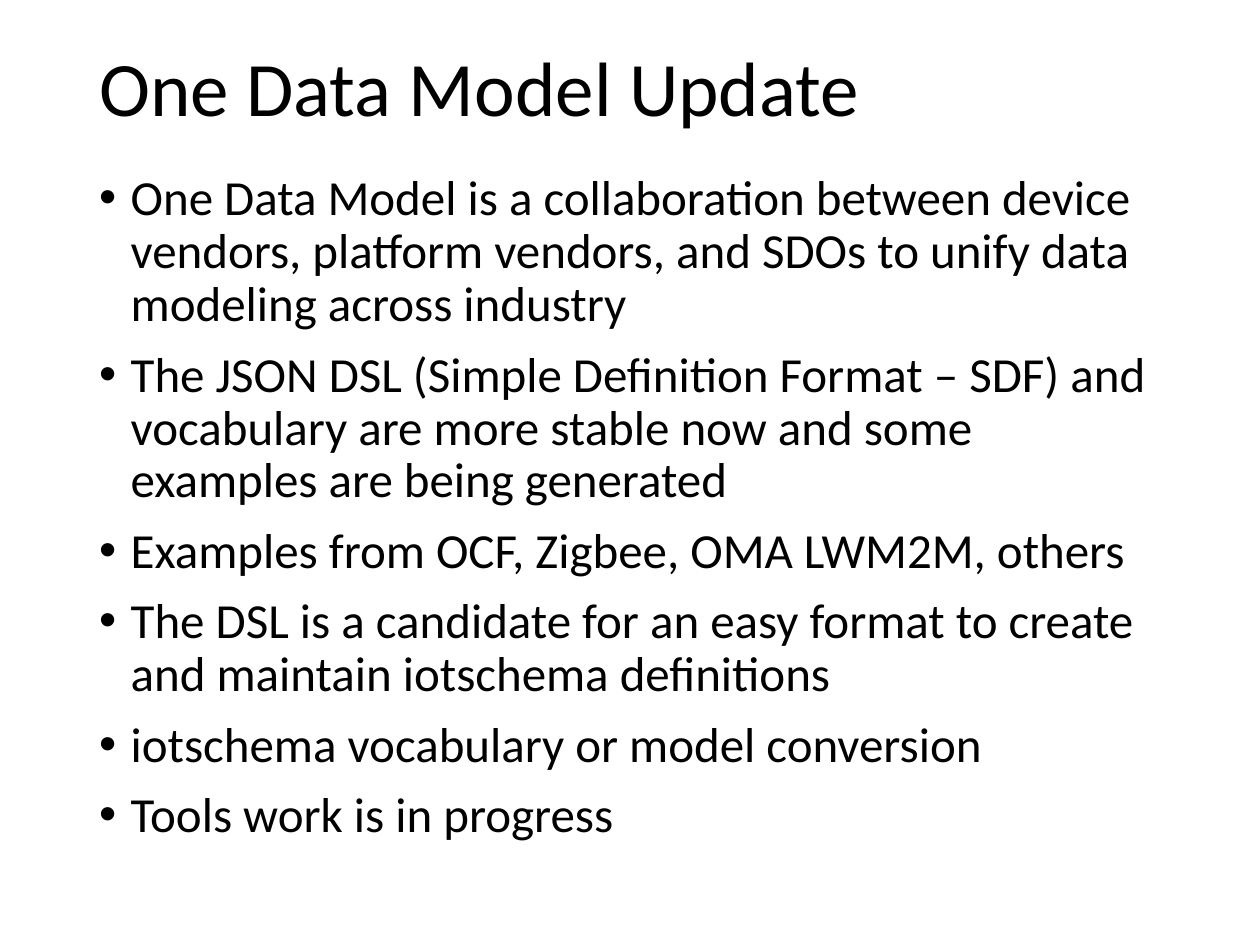
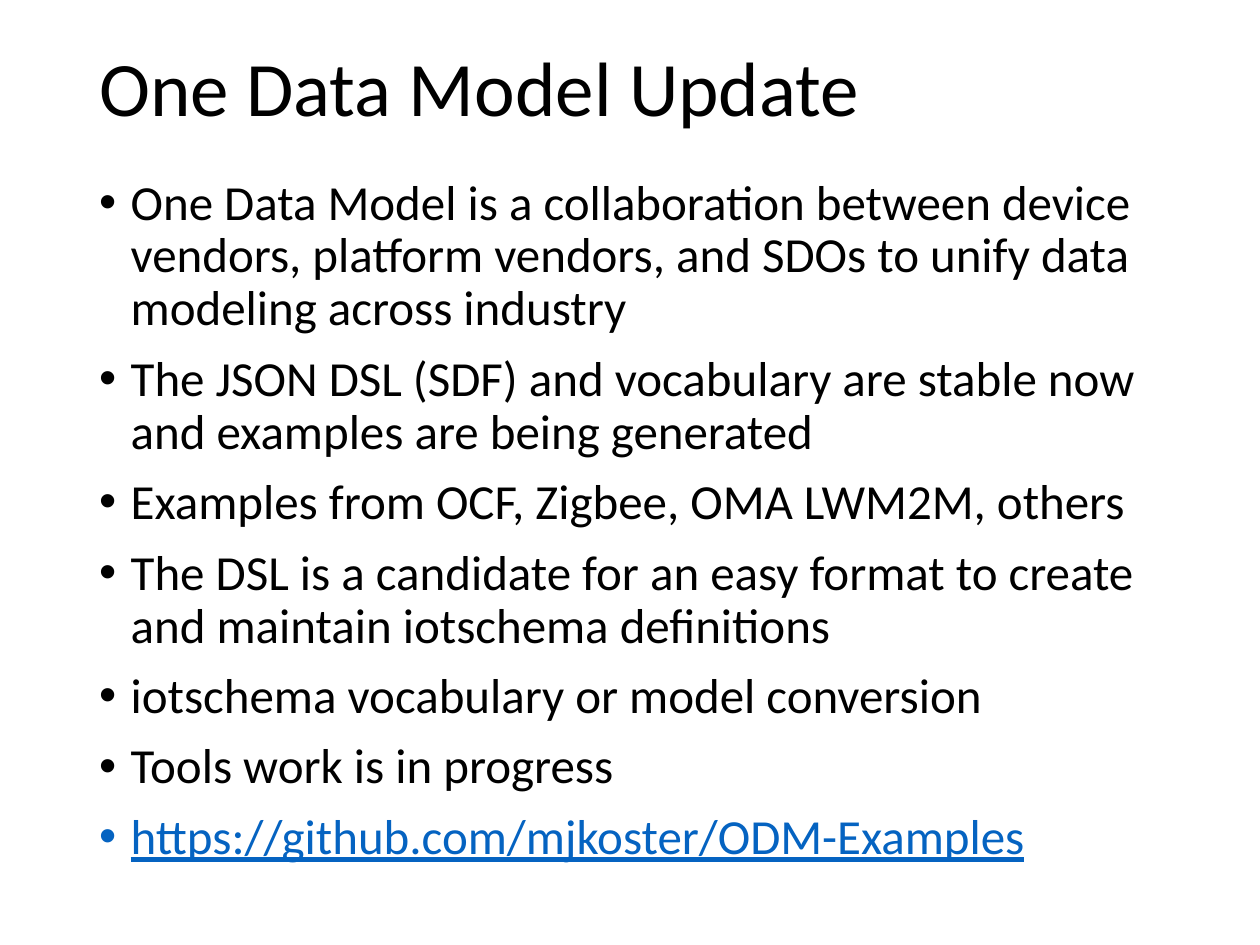
Before and after one commit to iot-schema-collab/teleconferences, a slide deck: slide 5 of iotschema-20190620.pptx. Drawn at 1260x945 pixels with LibreOffice and Linux fonts; fonts in the diff are those of the drawing. Boxes give left, top, right and bottom in pixels: in the first picture for what was removed or moved away, otherwise in the second. Text is boxed around its words. In the diff, an @@ line names an element or a change of style, - is before the commit and + after.

Commit message:
Update iotschema-20190620.pptx
add a link to ODM examples

```diff
--- a/iotschema-20190620.pptx
+++ b/iotschema-20190620.pptx
@@ text at box(131, 360, 1134, 458): text changed @@
-• The JSON DSL (Simple Definition Format – SDF) and vocabulary are more stable now and some examples are being generated
+• The JSON DSL (SDF) and vocabulary are stable now and examples are being generated
@@ text at box(131, 820, 1025, 863): paragraph added @@
+• https://github.com/mjkoster/ODM-Examples
```
